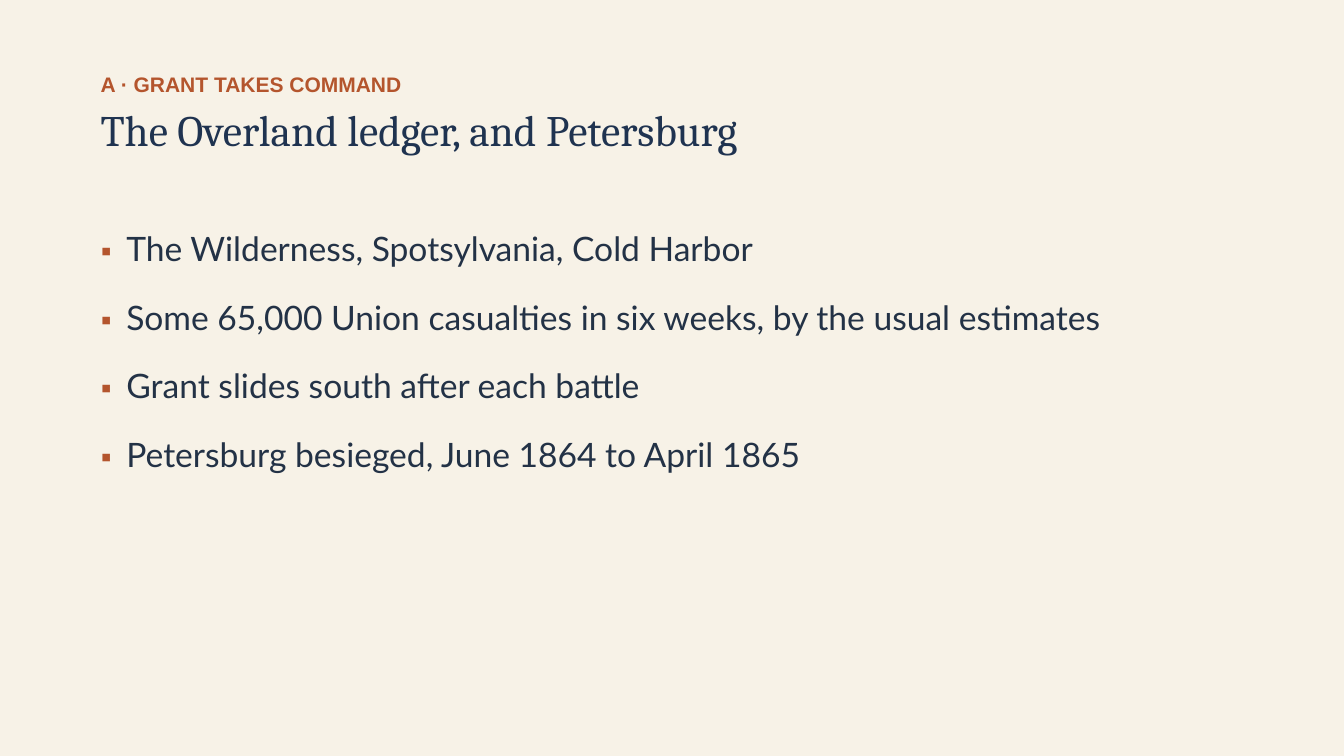
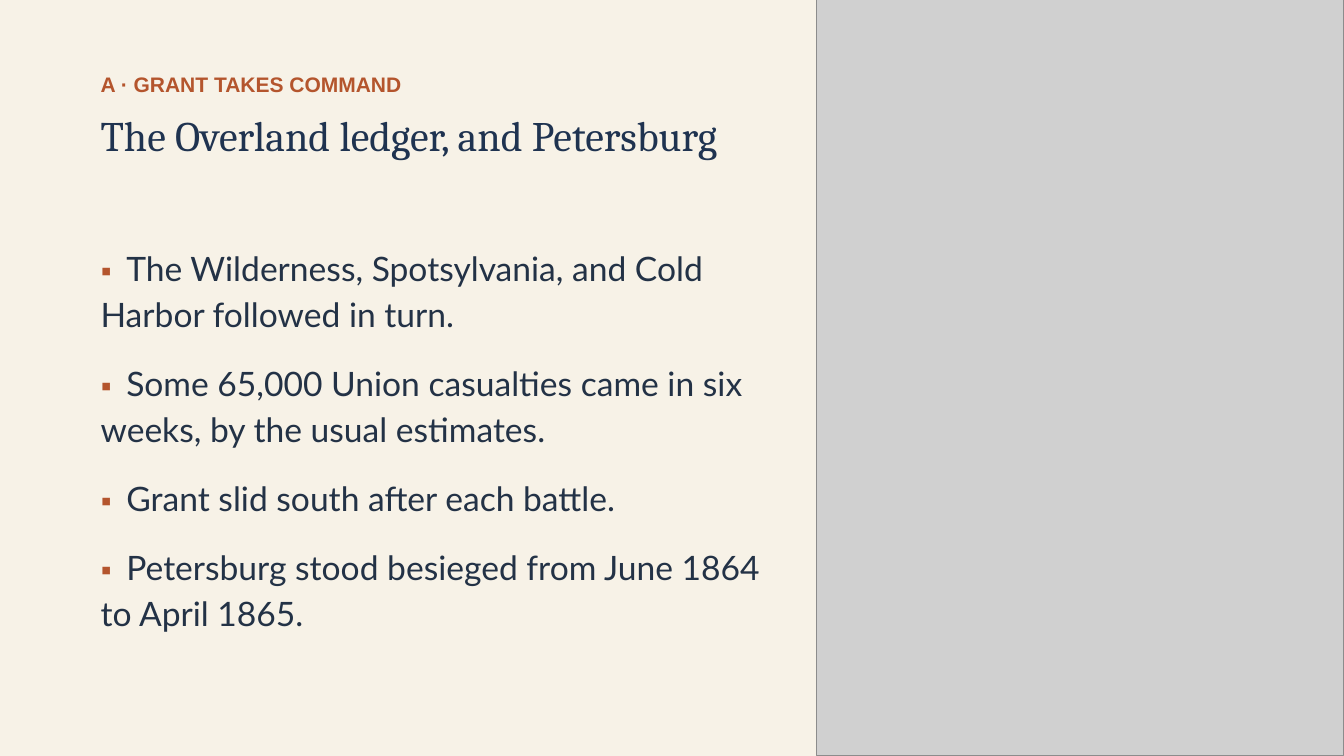
Before and after one commit to ab17gthb/humanities-curriculum-group, a slide deck: slide 6 of sectional-crisis/lesson-08/lesson-08-slides.pptx. Drawn at 1344x756 pixels with LibreOffice and Linux fonts; fonts in the diff are those of the drawing; grey boxes stand for pictures. Boxes give left, top, right and bottom in pixels: in the first picture for what was removed or moved away, otherwise in the second. Text is boxed around its words. In the diff, an @@ line names an element or a change of style, - is before the commit and + after.

```diff
--- a/sectional-crisis/lesson-08/lesson-08-slides.pptx
+++ b/sectional-crisis/lesson-08/lesson-08-slides.pptx
@@ picture added at (817,0,1344,756) @@
@@ text "The Overland ledger, and Petersburg" at (101,122,717,161): size 31 to 30 pt; line spacing 1.05 to 1.18 @@
@@ text at (101,256,760,632): text changed @@
-▪ The Wilderness, Spotsylvania, Cold Harbor
-▪ Some 65,000 Union casualties in six weeks, by the usual estimates
-▪ Grant slides south after each battle
-▪ Petersburg besieged, June 1864 to April 1865
+▪ The Wilderness, Spotsylvania, and Cold Harbor followed in turn.
+▪ Some 65,000 Union casualties came in six weeks, by the usual estimates.
+▪ Grant slid south after each battle.
+▪ Petersburg stood besieged from June 1864 to April 1865.
```
Also in this commit, not shown: 11 other slides changed, 6 other files.
